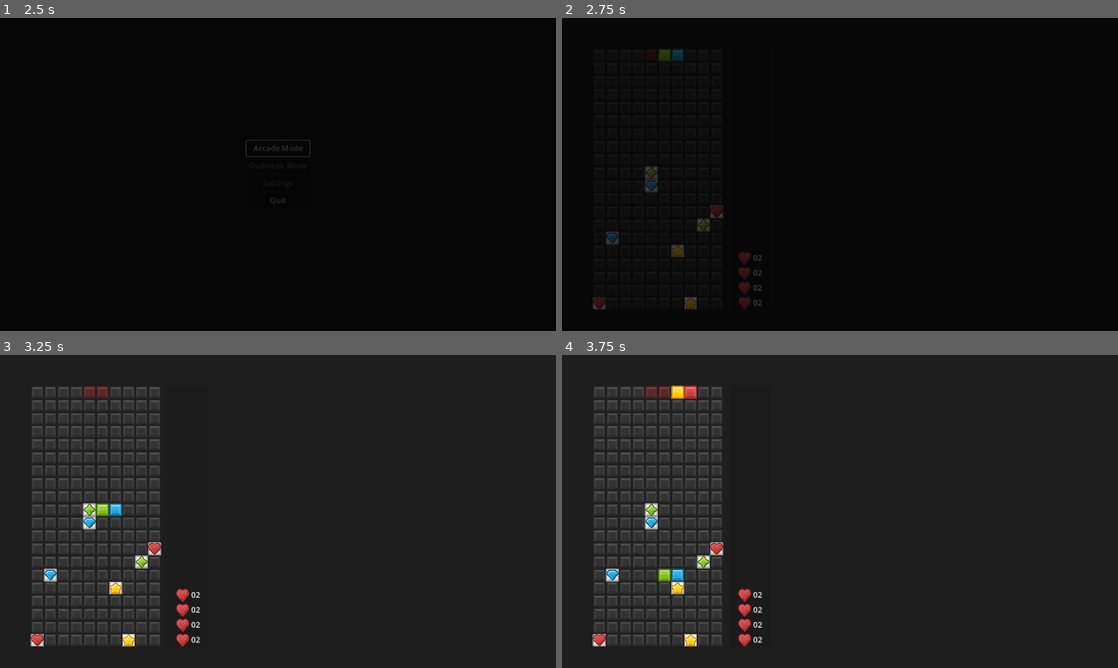
Above: before the commit, frames 1-4 (two rows, left to right).
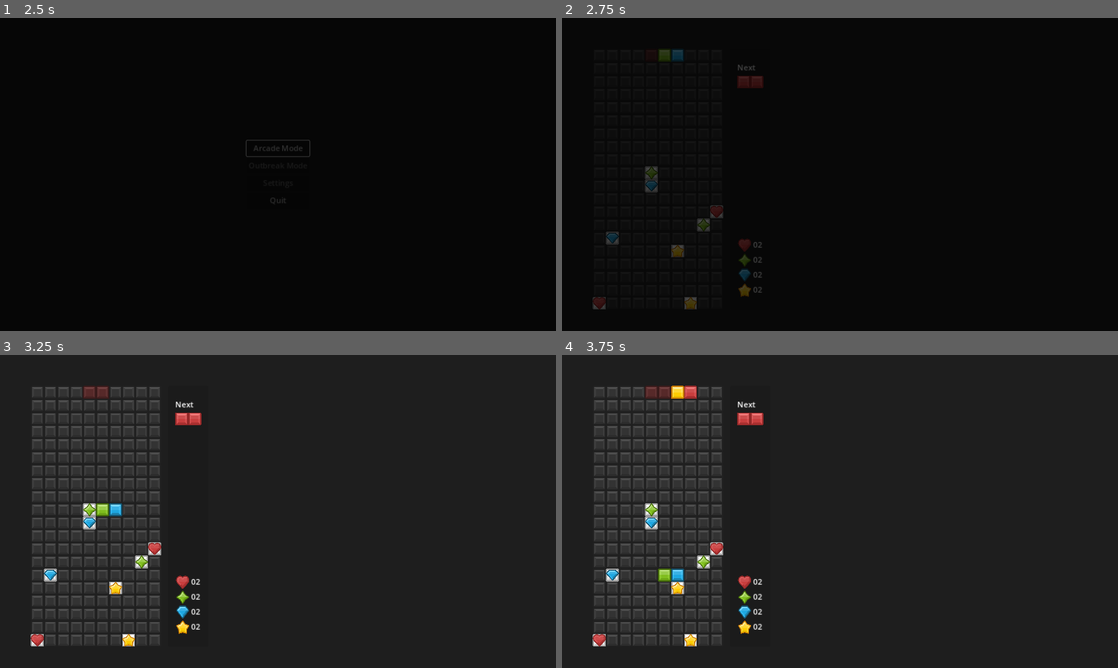
Above: after the commit, the same moments.

Repository: Akaihana/PuzzleProject
Game: Godot game, scene res://Scenes/main_menu.tscn
Two runs of this game, one before a commit and one after it. Both use one fixed random seed, a clock stepped at 60 frames per second and the inputs below.
Inputs:
- Up to frame 1 (2.5 s): click "Arcade Mode" at 0.5 s; click "Arcade Mode" at 1.25 s; tap Enter at 2 s; hold D (right) from 2.03 s (still down)
- Up to frame 2 (2.75 s): keep holding D (right)
- Up to frame 3 (3.25 s): release D (right) at 2.78 s; hold S (down) from 2.78 s (still down)
- Up to frame 4 (3.75 s): release S (down) at 3.53 s; hold D (right) from 3.53 s (still down)

Frame 1 is identical in both runs. In frame 2, 0.6% of the frame differs, in the area x 31-37%, y 14-94%; in frame 3, 0.8%; in frame 4, 0.8%.

Commit message:
Added Gem Counters and Next Display
Need to code the logic for it

Diff:
--- a/Scenes/info_display.tscn
+++ b/Scenes/info_display.tscn
@@ -1,6 +1,10 @@
-[gd_scene load_steps=2 format=3 uid="uid://b6eaxj1uraiv0"]
+[gd_scene load_steps=6 format=3 uid="uid://b6eaxj1uraiv0"]
 
+[ext_resource type="Texture2D" uid="uid://cx05cwb0bkn61" path="res://Assets/Sprites/Gems/tileRed_39.png" id="1_6p7at"]
 [ext_resource type="Texture2D" uid="uid://6pxkrf36hklp" path="res://Assets/Sprites/Viruses/tileRed_48.png" id="1_gpcae"]
+[ext_resource type="Texture2D" uid="uid://du4le6qwosv3" path="res://Assets/Sprites/Viruses/tileGreen_44.png" id="2_1jukm"]
+[ext_resource type="Texture2D" uid="uid://badjsqbg8vnrm" path="res://Assets/Sprites/Viruses/tileBlue_46.png" id="3_cypet"]
+[ext_resource type="Texture2D" uid="uid://dgyxa643sc3vu" path="res://Assets/Sprites/Viruses/tileYellow_45.png" id="4_mx605"]
 
 [node name="InfoDisplay" type="Panel"]
 custom_minimum_size = Vector2(84, 540)
@@ -8,7 +12,41 @@
 offset_right = 310.0
 offset_bottom = 40.0
 
-[node name="VBoxContainer" type="VBoxContainer" parent="."]
+[node name="MarginContainer" type="MarginContainer" parent="."]
+layout_mode = 1
+anchors_preset = 5
+anchor_left = 0.5
+anchor_right = 0.5
+offset_left = -20.0
+offset_right = 20.0
+offset_bottom = 40.0
+grow_horizontal = 2
+theme_override_constants/margin_top = 27
+
+[node name="VBoxContainer" type="VBoxContainer" parent="MarginContainer"]
+layout_mode = 2
+
+[node name="Label" type="Label" parent="MarginContainer/VBoxContainer"]
+layout_mode = 2
+text = "Next"
+
+[node name="HBoxContainer" type="HBoxContainer" parent="MarginContainer/VBoxContainer"]
+layout_mode = 2
+theme_override_constants/separation = 0
+
+[node name="LeftGem" type="TextureRect" parent="MarginContainer/VBoxContainer/HBoxContainer"]
+custom_minimum_size = Vector2(27, 27)
+layout_mode = 2
+texture = ExtResource("1_6p7at")
+expand_mode = 1
+
+[node name="LeftGem2" type="TextureRect" parent="MarginContainer/VBoxContainer/HBoxContainer"]
+custom_minimum_size = Vector2(27, 27)
+layout_mode = 2
+texture = ExtResource("1_6p7at")
+expand_mode = 1
+
+[node name="MarginContainer2" type="MarginContainer" parent="."]
 layout_mode = 1
 anchors_preset = 7
 anchor_left = 0.5
@@ -20,59 +58,63 @@
 offset_right = 25.0
 grow_horizontal = 2
 grow_vertical = 0
+theme_override_constants/margin_bottom = 27
 
-[node name="HBoxContainer" type="HBoxContainer" parent="VBoxContainer"]
+[node name="VBoxContainer" type="VBoxContainer" parent="MarginContainer2"]
+layout_mode = 2
+
+[node name="HBoxContainer" type="HBoxContainer" parent="MarginContainer2/VBoxContainer"]
 layout_mode = 2
 size_flags_horizontal = 4
 
-[node name="TextureRect" type="TextureRect" parent="VBoxContainer/HBoxContainer"]
+[node name="TextureRect" type="TextureRect" parent="MarginContainer2/VBoxContainer/HBoxContainer"]
 custom_minimum_size = Vector2(27, 27)
 layout_mode = 2
 texture = ExtResource("1_gpcae")
 expand_mode = 1
 
-[node name="Label" type="Label" parent="VBoxContainer/HBoxContainer"]
+[node name="RedCount" type="Label" parent="MarginContainer2/VBoxContainer/HBoxContainer"]
 layout_mode = 2
 text = "02"
 
-[node name="HBoxContainer2" type="HBoxContainer" parent="VBoxContainer"]
+[node name="HBoxContainer2" type="HBoxContainer" parent="MarginContainer2/VBoxContainer"]
 layout_mode = 2
 size_flags_horizontal = 4
 
-[node name="TextureRect" type="TextureRect" parent="VBoxContainer/HBoxContainer2"]
+[node name="TextureRect" type="TextureRect" parent="MarginContainer2/VBoxContainer/HBoxContainer2"]
 custom_minimum_size = Vector2(27, 27)
 layout_mode = 2
-texture = ExtResource("1_gpcae")
+texture = ExtResource("2_1jukm")
 expand_mode = 1
 
-[node name="Label" type="Label" parent="VBoxContainer/HBoxContainer2"]
+[node name="GreenCount" type="Label" parent="MarginContainer2/VBoxContainer/HBoxContainer2"]
 layout_mode = 2
 text = "02"
 
-[node name="HBoxContainer3" type="HBoxContainer" parent="VBoxContainer"]
+[node name="HBoxContainer3" type="HBoxContainer" parent="MarginContainer2/VBoxContainer"]
 layout_mode = 2
 size_flags_horizontal = 4
 
-[node name="TextureRect" type="TextureRect" parent="VBoxContainer/HBoxContainer3"]
+[node name="TextureRect" type="TextureRect" parent="MarginContainer2/VBoxContainer/HBoxContainer3"]
 custom_minimum_size = Vector2(27, 27)
 layout_mode = 2
-texture = ExtResource("1_gpcae")
+texture = ExtResource("3_cypet")
 expand_mode = 1
 
-[node name="Label" type="Label" parent="VBoxContainer/HBoxContainer3"]
+[node name="BlueCount" type="Label" parent="MarginContainer2/VBoxContainer/HBoxContainer3"]
 layout_mode = 2
 text = "02"
 
-[node name="HBoxContainer4" type="HBoxContainer" parent="VBoxContainer"]
+[node name="HBoxContainer4" type="HBoxContainer" parent="MarginContainer2/VBoxContainer"]
 layout_mode = 2
 size_flags_horizontal = 4
 
-[node name="TextureRect" type="TextureRect" parent="VBoxContainer/HBoxContainer4"]
+[node name="TextureRect" type="TextureRect" parent="MarginContainer2/VBoxContainer/HBoxContainer4"]
 custom_minimum_size = Vector2(27, 27)
 layout_mode = 2
-texture = ExtResource("1_gpcae")
+texture = ExtResource("4_mx605")
 expand_mode = 1
 
-[node name="Label" type="Label" parent="VBoxContainer/HBoxContainer4"]
+[node name="YellowCount" type="Label" parent="MarginContainer2/VBoxContainer/HBoxContainer4"]
 layout_mode = 2
 text = "02"
